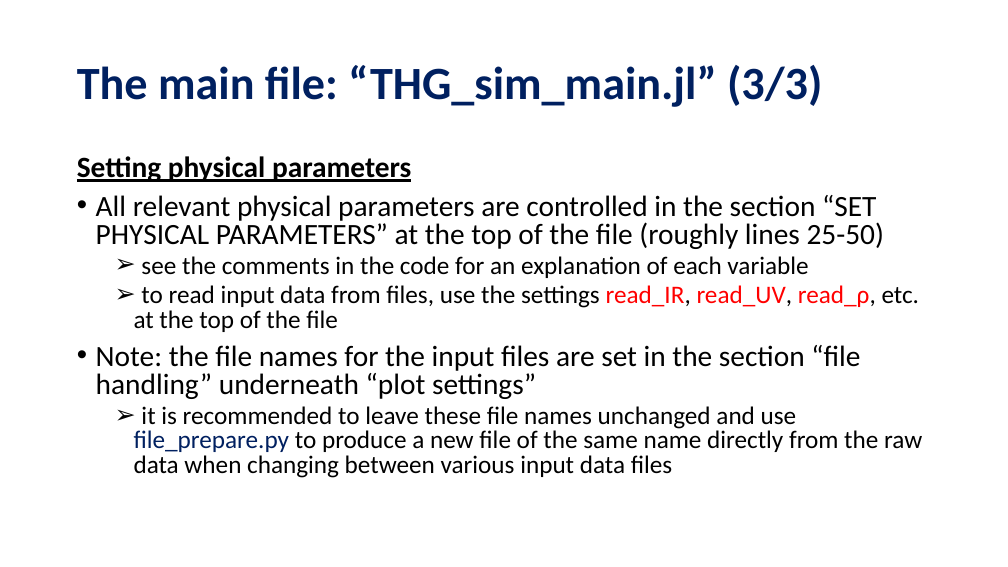
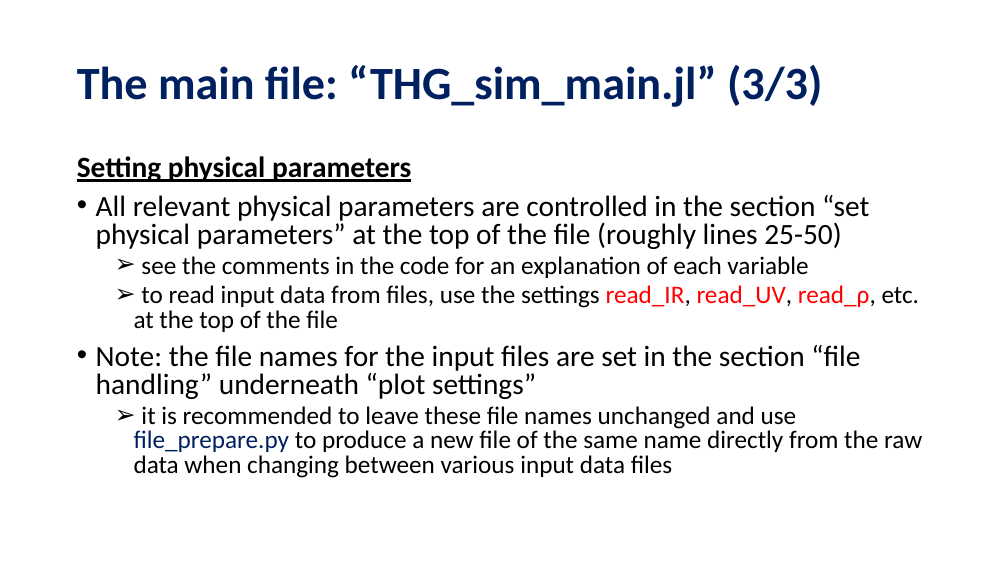
Before and after one commit to david-f-amorim/Simulating-THG-of-few-femtosecond-pulses-in-a-noble-gas-, a slide deck: slide 8 of presentations/DESY - Code Handover.pptx. Drawn at 1008x567 pixels with LibreOffice and Linux fonts; fonts in the diff are those of the drawing. Boxes give left, top, right and bottom in pixels: in the first picture for what was removed or moved away, otherwise in the second. Text is boxed around its words. In the diff, an @@ line names an element or a change of style, - is before the commit and + after.

```diff
--- a/presentations/DESY - Code Handover.pptx
+++ b/presentations/DESY - Code Handover.pptx
@@ text at bbox=[96, 195, 869, 249]: text changed @@
-• All relevant physical parameters are controlled in the section “SET PHYSICAL PARAMETERS” at the top of the file (roughly lines 25-50)
+• All relevant physical parameters are controlled in the section “set physical parameters” at the top of the file (roughly lines 25-50)
```
Also in this commit, not shown: 4 other slides changed, 2 slides added, 8 other files.
